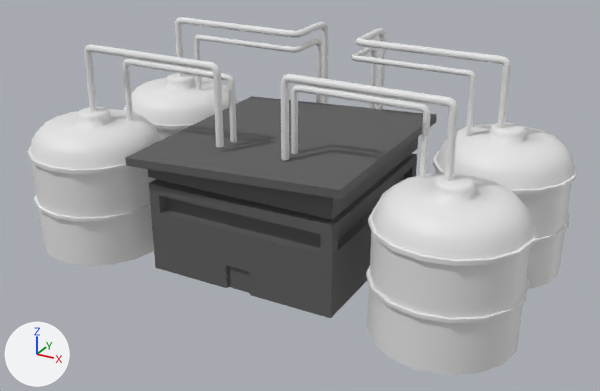
Two versions of the FBX model Assets/Models/Biorefinery.fbx, one commit apart.
One viewpoint serves both versions: a 50 mm lens placed at (5.84, -10.27, 6.12), pointed at (0.23, -0.07, 1.02). The axes (+X, +Y, +Z) are drawn at lower left. The lights are the same throughout. The older version comes first.

Names of what the first picture shows: 'Biorefinery Building.001', 'Pipes and Silos'.
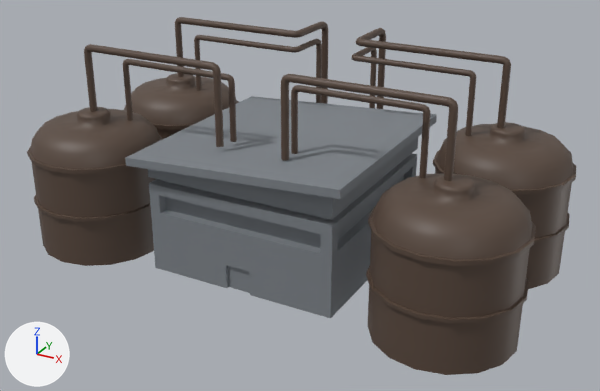
Boxes (x1, y1, x2, y2) around the edits, measured in the pictures (600 x 391 px):
'Pipes and Silos', recoloured (white to brown)
    both: (27, 17, 576, 375)
'Biorefinery Building.001', recoloured (lighter)
    both: (125, 96, 437, 318)

The edits, one by one:
Material 'Pipes and Silo Material' (mat_pipes_and_silo_material) changes colour from white #e7e7e7 to brown #59483d; in linear values from (0.8, 0.8, 0.8) to (0.0993, 0.0641, 0.046).
Material 'Biorefinery Material' (mat_biorefinery_material) changes colour from grey #6f6f6f to grey #90959b; in linear values from (0.16, 0.16, 0.16) to (0.277, 0.301, 0.327).
